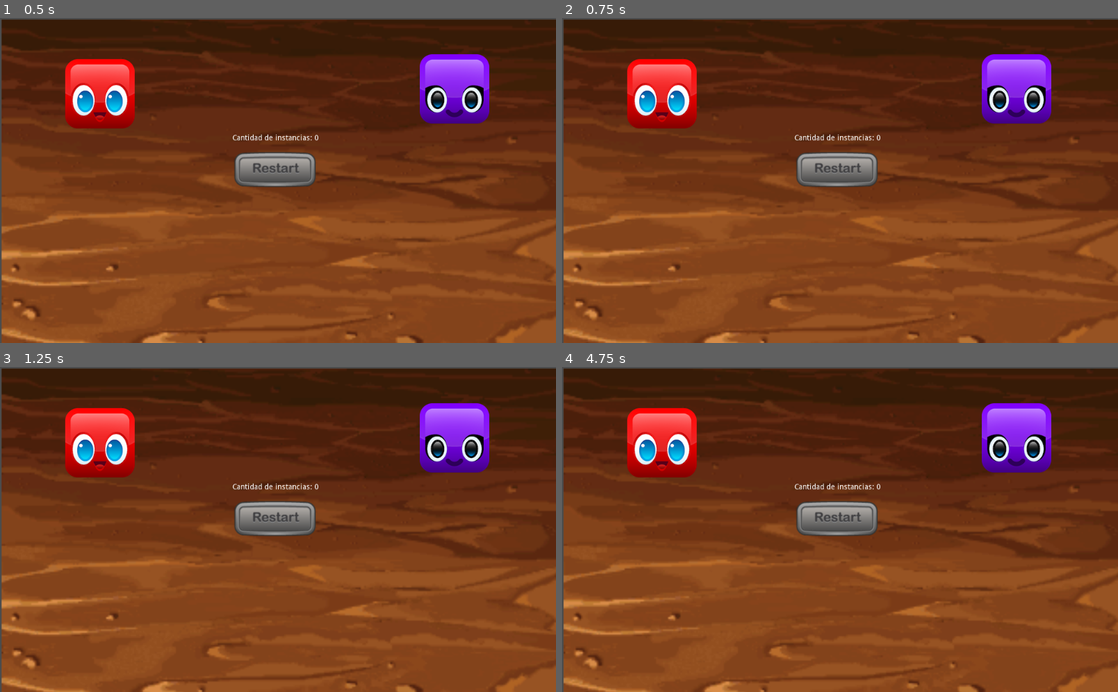
Above: before the commit, frames 1-4 (two rows, left to right).
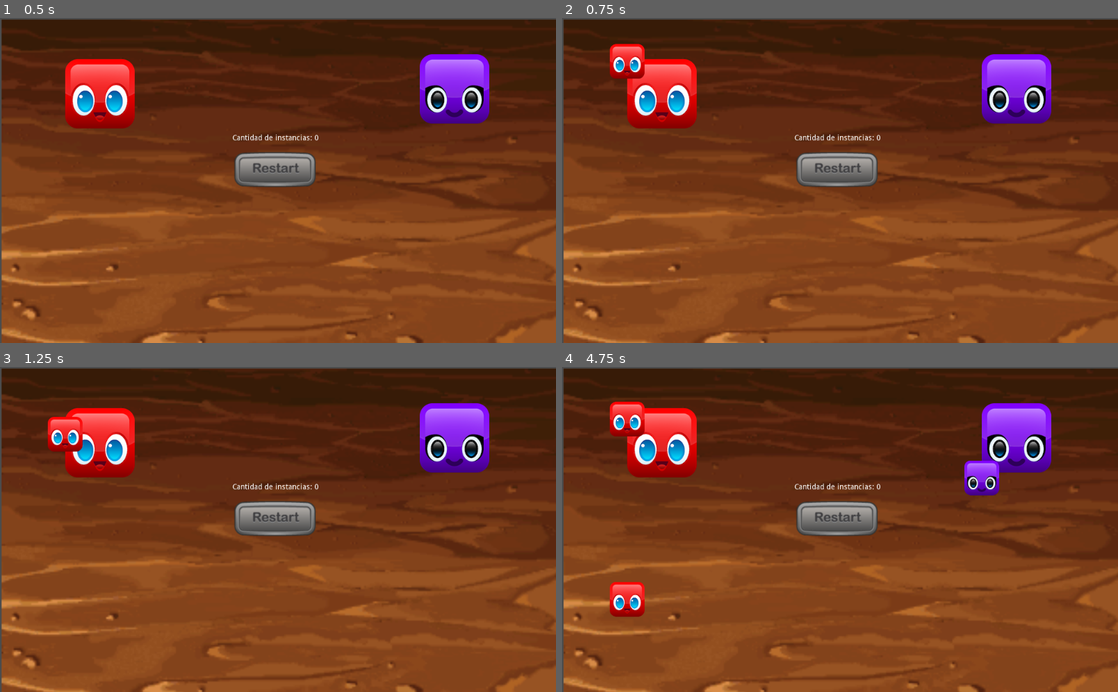
Above: after the commit, the same moments.

Repository: kevinMG01/Ejercicio-base-senales
Game: Godot game, scene res://scenes/Menu/Menu.tscn
The game is run twice, just before and just after one commit, with the same random seed, the same clock (stepped at 60 frames per second) and the same inputs.
Inputs (mouse positions are in pixels of both pictures, inside the frame that each line leads up to):
- Up to frame 1 (0.5 s): no input
- Up to frame 2 (0.75 s): click (662, 92) at 0.5 s
- Up to frame 3 (1.25 s): no input
- Up to frame 4 (4.75 s): click (1017, 438) at 1.25 s; click (834, 519) at 2 s; click (662, 441) at 2.75 s; click (1017, 438) at 3.5 s; click (662, 441) at 4.25 s

Frame 1 is identical in both runs. In frame 2, 0.7% of the frame differs, in the area x 8-15%, y 7-19%; in frame 3, 0.6%; in frame 4, 2.0%, in the area x 8-79%, y 10-77%.

Commit message:
todo
hice toda la programación

Diff:
--- a/ejercicio_senales/scenes/Blocks/Red/BlockRed.gd
+++ b/ejercicio_senales/scenes/Blocks/Red/BlockRed.gd
@@ -1 +1,6 @@
 extends RigidBody2D
+
+
+func delete():
+	queue_free()
+	pass
--- a/ejercicio_senales/scenes/Blocks/Red/BlockRed.tscn
+++ b/ejercicio_senales/scenes/Blocks/Red/BlockRed.tscn
@@ -1,12 +1,14 @@
-[gd_scene load_steps=3 format=2]
+[gd_scene load_steps=4 format=2]
 
 [ext_resource path="res://assets/block_red.png" type="Texture" id=1]
+[ext_resource path="res://scenes/Blocks/Red/BlockRed.gd" type="Script" id=2]
 
 [sub_resource type="CircleShape2D" id=1]
 radius = 32.903
 
-[node name="BlockRed" type="RigidBody2D"]
+[node name="BlockRed" type="RigidBody2D" groups=["blocks"]]
 gravity_scale = 2.0
+script = ExtResource( 2 )
 
 [node name="Sprite" type="Sprite" parent="."]
 scale = Vector2( 0.5, 0.5 )
--- a/ejercicio_senales/scenes/Blocks/Violet/BlockViolet.gd
+++ b/ejercicio_senales/scenes/Blocks/Violet/BlockViolet.gd
@@ -1 +1,6 @@
 extends RigidBody2D
+
+
+func delete():
+	queue_free()
+	pass
--- a/ejercicio_senales/scenes/Blocks/Violet/BlockViolet.tscn
+++ b/ejercicio_senales/scenes/Blocks/Violet/BlockViolet.tscn
@@ -1,12 +1,14 @@
-[gd_scene load_steps=3 format=2]
+[gd_scene load_steps=4 format=2]
 
 [ext_resource path="res://assets/block_violet.png" type="Texture" id=1]
+[ext_resource path="res://scenes/Blocks/Violet/BlockViolet.gd" type="Script" id=2]
 
 [sub_resource type="CircleShape2D" id=1]
 radius = 32.903
 
-[node name="BlockRed" type="RigidBody2D"]
+[node name="BlockVioleta" type="RigidBody2D" groups=["blocks"]]
 gravity_scale = 2.0
+script = ExtResource( 2 )
 
 [node name="Sprite" type="Sprite" parent="."]
 scale = Vector2( 0.5, 0.5 )
--- a/ejercicio_senales/scenes/Buttons/RedGenerator/RedGenerator.gd
+++ b/ejercicio_senales/scenes/Buttons/RedGenerator/RedGenerator.gd
@@ -1,2 +1,13 @@
 extends TextureButton
-var bloqueVioleta = preload("res://scenes/Blocks/Red/BlockRed.tscn")
+var bloqueRojo = preload("res://scenes/Blocks/Red/BlockRed.tscn")
+
+
+func _on_RedGenerator_button_down():
+	generate_block()
+	pass
+
+
+func generate_block():
+	var instancia_bloqueRojo = bloqueRojo.instance()
+	add_child(instancia_bloqueRojo)
+	pass
--- a/ejercicio_senales/scenes/Buttons/RedGenerator/RedGenerator.tscn
+++ b/ejercicio_senales/scenes/Buttons/RedGenerator/RedGenerator.tscn
@@ -11,3 +11,5 @@
 rect_pivot_offset = Vector2( 64, 64 )
 texture_normal = ExtResource( 1 )
 script = ExtResource( 2 )
+
+[connection signal="button_down" from="." to="." method="_on_RedGenerator_button_down"]
--- /dev/null
+++ b/ejercicio_senales/scenes/Buttons/Reset/Reset.gd
@@ -0,0 +1,8 @@
+extends TextureButton
+
+
+
+
+func _on_Reset_button_down():
+	get_tree().call_group("blocks", "delete")
+	pass
--- a/ejercicio_senales/scenes/Buttons/Reset/Reset.tscn
+++ b/ejercicio_senales/scenes/Buttons/Reset/Reset.tscn
@@ -1,11 +1,12 @@
-[gd_scene load_steps=2 format=2]
+[gd_scene load_steps=3 format=2]
 
 [ext_resource path="res://assets/restart.png" type="Texture" id=1]
+[ext_resource path="res://scenes/Buttons/Reset/Reset.gd" type="Script" id=2]
 
 [node name="Reset" type="TextureButton"]
 margin_right = 40.0
 margin_bottom = 40.0
 texture_normal = ExtResource( 1 )
-__meta__ = {
-"_edit_use_anchors_": false
-}
+script = ExtResource( 2 )
+
+[connection signal="button_down" from="." to="." method="_on_Reset_button_down"]
--- a/ejercicio_senales/scenes/Buttons/VioletGenerator/VioletGenerator.gd
+++ b/ejercicio_senales/scenes/Buttons/VioletGenerator/VioletGenerator.gd
@@ -1,3 +1,14 @@
 extends TextureButton
 
 var bloqueVioleta = preload("res://scenes/Blocks/Violet/BlockViolet.tscn")
+
+
+func _on_VioletGenerator_button_down():
+	generate_block()
+	pass
+
+
+func generate_block():
+	var instancia_bloqueVioleta = bloqueVioleta.instance()
+	add_child(instancia_bloqueVioleta)
+	pass
--- a/ejercicio_senales/scenes/Buttons/VioletGenerator/VioletGenerator.tscn
+++ b/ejercicio_senales/scenes/Buttons/VioletGenerator/VioletGenerator.tscn
@@ -11,3 +11,5 @@
 rect_pivot_offset = Vector2( 64, 64 )
 texture_normal = ExtResource( 1 )
 script = ExtResource( 2 )
+
+[connection signal="button_down" from="." to="." method="_on_VioletGenerator_button_down"]
--- a/ejercicio_senales/scenes/Menu/Menu.gd
+++ b/ejercicio_senales/scenes/Menu/Menu.gd
@@ -4,16 +4,28 @@
 # Variable para contar cantidad de instancias
 var instancesCount = 0
 
+func count_new_instance():
+	instancesCount += 1
+	$CountLabel.text = INSTANCES_TEXT + String(instancesCount)
+	pass
+
 func _ready():
 	# Inicializa el texto de "CountLabel" usando el texto
 	# Constante "INSTANCES_TEXT" más el valor de "instancesCount" como Texto
+	$RedGenerator.connect("button_down" , self, "count_new_intance")
+	$VioletGenerator.connect("button_down" , self, "count_new_intance")
+	$CountLabel.text = INSTANCES_TEXT + String(instancesCount)
+	pass
+func delete():
+	instancesCount = 0
 	$CountLabel.text = INSTANCES_TEXT + String(instancesCount)
 	pass
 
+func _on_RedGenerator_button_down():
 
-func _on_RedGenerator_button_down():
 	pass
 
 
 func _on_VioletGenerator_button_down():
+
 	pass
